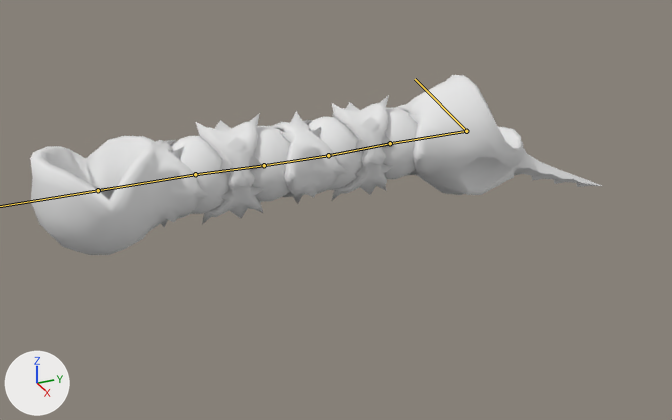
A saved change to the glTF model Project/area/1 sand oasis/boss/data/model/Tail.gltf.
Before and after are seen from a camera (50 mm lens) standing at (17.44, -2.68, 7.33) and looking at (0.44, 4.97, -1.17). The axes (+X, +Y, +Z) are drawn at lower left. The lights are the same throughout. The bones that bend it are drawn over the model as lines.

The first picture shows 'TailMesh'.
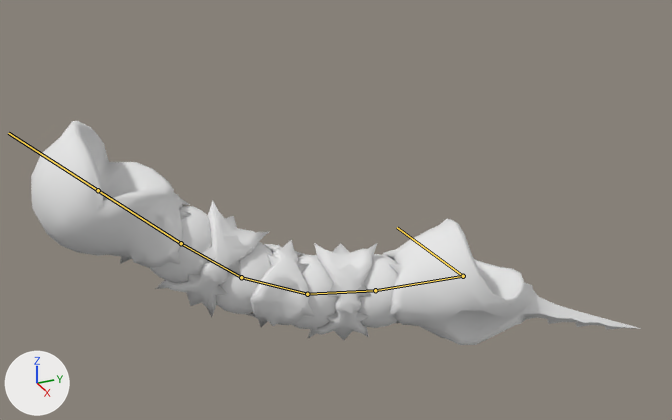
The newer file adds an action. The first version stands in its rest pose; the second is drawn at frame 0 of the action 'r-attack-heavy-loop'.

What differs and where, as boxes (x1, y1, x2, y2) in the pictures (672 x 420 px):
'TailMesh', posed (7% wider, 24% taller): before (30, 75, 602, 255); after (31, 121, 641, 345)
bone 'tail_01', root to tip: before (98, 190) to (195, 174); after (98, 190) to (181, 243)
bone 'tail_02', root to tip: before (195, 174) to (264, 165); after (181, 243) to (241, 277)
bone 'tail_03', root to tip: before (264, 165) to (328, 155); after (241, 277) to (307, 294)
bone 'tail_04', root to tip: before (328, 155) to (390, 143); after (307, 294) to (375, 290)
bone 'tail_05', root to tip: before (390, 143) to (466, 131); after (375, 290) to (463, 276)

The edits, one by one:
Bone 'tail_01' (bone_tail_01) turns from (0, 0, 0) to (-40, -3, -14) degrees about its own x, y and z.
Bone 'tail_02' (bone_tail_02) turns from (0, 0, 0) to (5, 0, 0) degrees about its own x, y and z.
Bone 'tail_03' (bone_tail_03) turns from (0, 0, 0) to (15, 0, 0) degrees about its own x, y and z.
Bone 'tail_04' (bone_tail_04) turns from (0, 0, 0) to (15, 0, 0) degrees about its own x, y and z.
Bone 'tail_05' (bone_tail_05) turns from (0, 0, 0) to (10, 0, 0) degrees about its own x, y and z.
